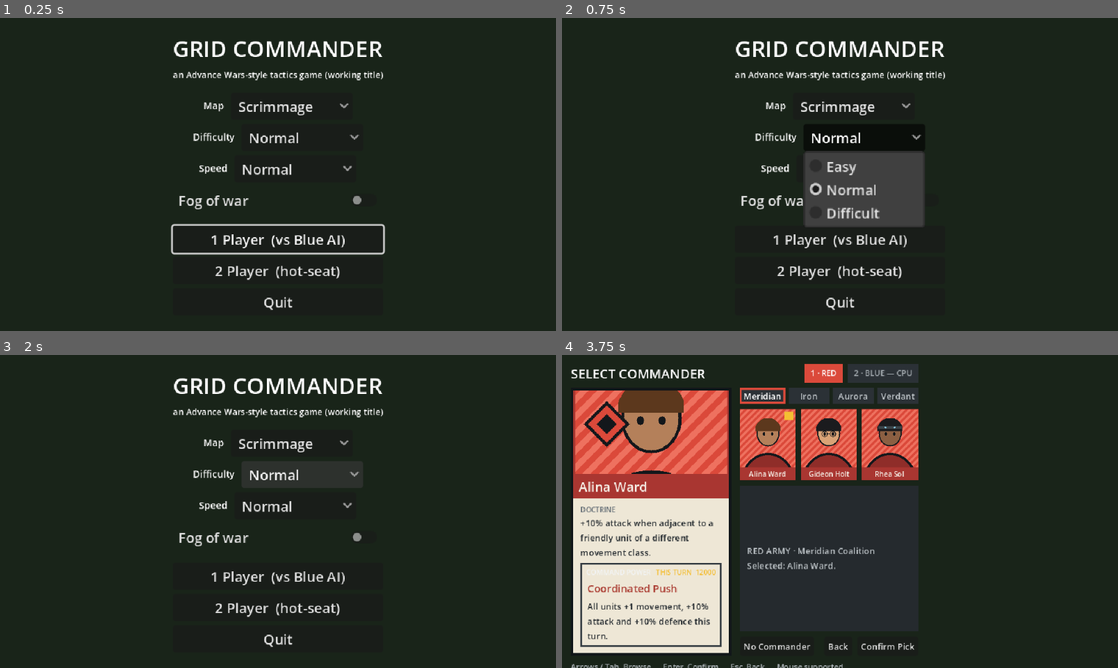
Above: before the commit, frames 1-4 (two rows, left to right).
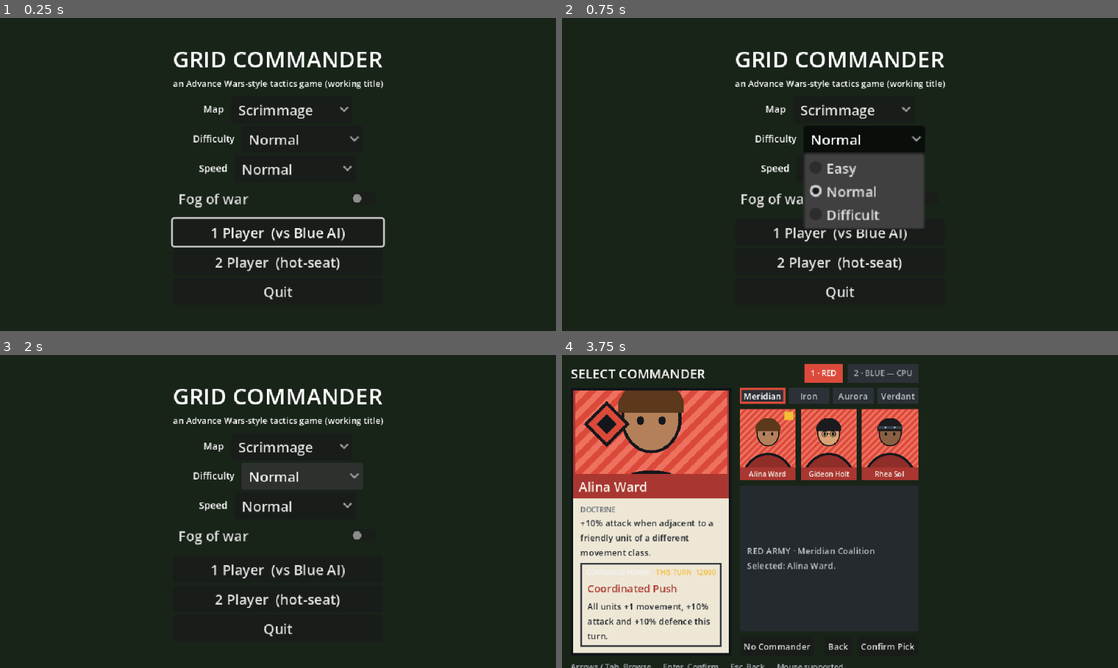
Above: after the commit, the same moments.

Repository: hanscanonico/advance_war_clone
Game: Godot game, scene res://scenes/menu/main_menu.tscn
Two runs of this game, one before a commit and one after it. Both use one fixed random seed, a clock stepped at 60 frames per second and the inputs below.
Inputs:
- Up to frame 1 (0.25 s): no input
- Up to frame 2 (0.75 s): click "Normal" at 0.5 s
- Up to frame 3 (2 s): click "Normal" at 1.25 s
- Up to frame 4 (3.75 s): click "Normal" at 2 s; click "Normal" at 2.75 s; click "1 Player (vs Blue AI)" at 3.5 s

The runs differ from the first frame. In frame 1, 6.0% of the frame differs, in the area x 30-70%, y 7-94%; in frame 2, 5.5%; in frame 3, 4.9%; in frame 4, nothing differs.

Commit message:
no-mistakes(review): Fix menu viewport overflow and consolidate screenshot flag parsing

Diff:
--- a/scenes/battle/battle_scenario_driver.gd
+++ b/scenes/battle/battle_scenario_driver.gd
@@ -15,7 +15,8 @@
 ## `Godot --path . -- --screenshot=/abs/path.png [--select=x,y | --demo=MODE]`
 ## boots the scene, optionally drives a demo, saves one frame, and quits.
 ## --select previews a unit's movement; see `_run_demo` for the demo modes.
-const SCREENSHOT_ARG := "--screenshot="
+## The capture flag itself belongs to ScreenshotUtil — every scene that
+## photographs itself reads it from the one place it is spelled.
 const SELECT_ARG := "--select="
 const DEMO_ARG := "--demo="
 
@@ -30,10 +31,9 @@
 
 func _init(battle: Battle) -> void:
 	_battle = battle
+	_shot_path = ScreenshotUtil.requested()
 	for arg in OS.get_cmdline_user_args():
-		if arg.begins_with(SCREENSHOT_ARG):
-			_shot_path = arg.get_slice("=", 1)
-		elif arg.begins_with(SELECT_ARG):
+		if arg.begins_with(SELECT_ARG):
 			var parts := arg.get_slice("=", 1).split(",")
 			if parts.size() == 2:
 				_select_cell = Vector2i(int(parts[0]), int(parts[1]))
--- a/scenes/menu/commander_gallery.gd
+++ b/scenes/menu/commander_gallery.gd
@@ -45,6 +45,6 @@
 		grid.add_child(card)
 		card.bind(commander)
 
-	for arg in OS.get_cmdline_user_args():
-		if arg.begins_with("--screenshot="):
-			ScreenshotUtil.capture_and_quit(self, arg.get_slice("=", 1))
+	var shot_path := ScreenshotUtil.requested()
+	if shot_path != "":
+		ScreenshotUtil.capture_and_quit(self, shot_path)
--- a/scenes/menu/main_menu.tscn
+++ b/scenes/menu/main_menu.tscn
@@ -30,7 +30,7 @@
 
 [node name="Rows" type="VBoxContainer" parent="Center"]
 layout_mode = 2
-theme_override_constants/separation = 5
+theme_override_constants/separation = 3
 
 [node name="TitleLabel" type="Label" parent="Center/Rows"]
 layout_mode = 2
@@ -46,7 +46,7 @@
 
 [node name="Spacer1" type="Control" parent="Center/Rows"]
 layout_mode = 2
-custom_minimum_size = Vector2(0, 4)
+custom_minimum_size = Vector2(0, 2)
 
 [node name="MapRow" type="HBoxContainer" parent="Center/Rows"]
 layout_mode = 2
@@ -100,7 +100,7 @@
 
 [node name="Spacer2" type="Control" parent="Center/Rows"]
 layout_mode = 2
-custom_minimum_size = Vector2(0, 4)
+custom_minimum_size = Vector2(0, 2)
 
 [node name="OnePlayerButton" type="Button" parent="Center/Rows"]
 unique_name_in_owner = true
Not shown, changed: CLAUDE.md
